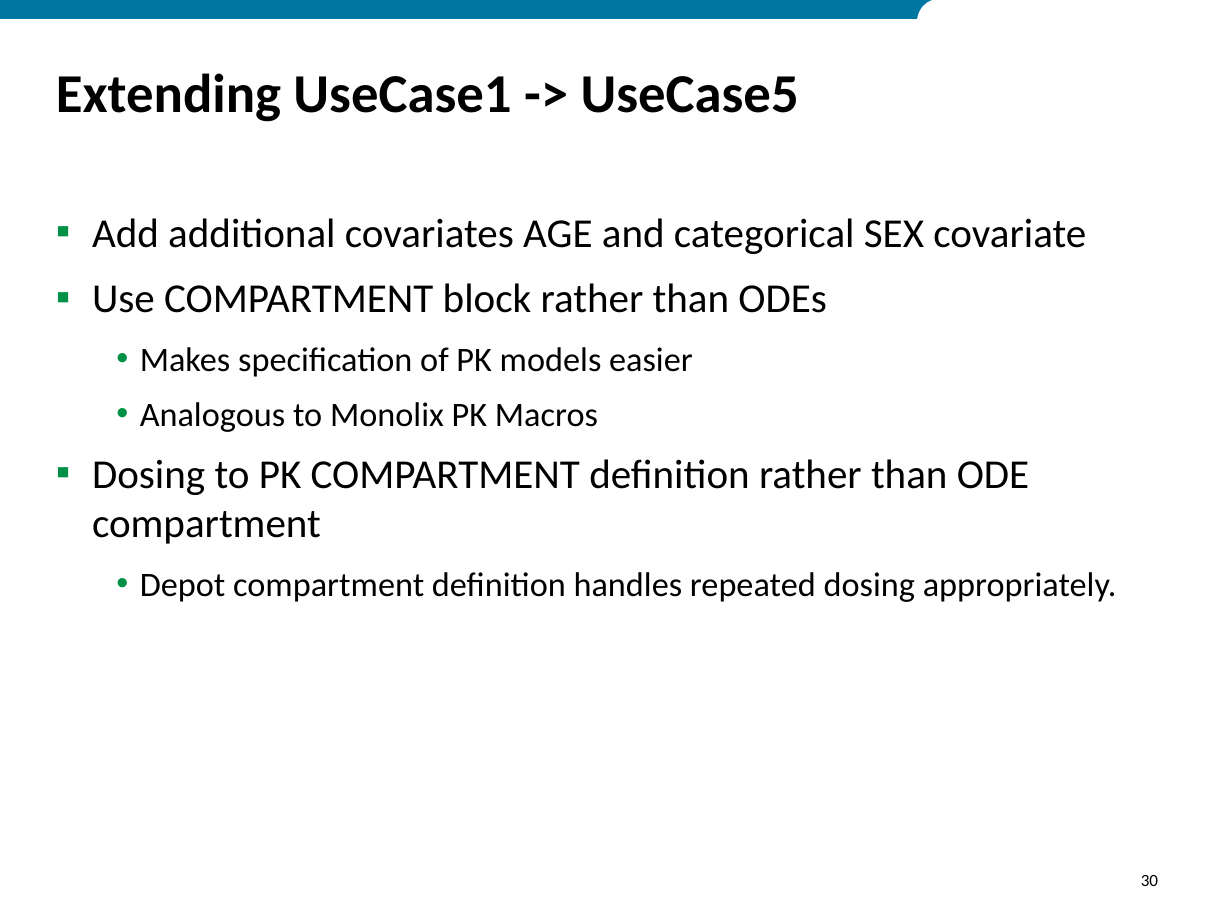
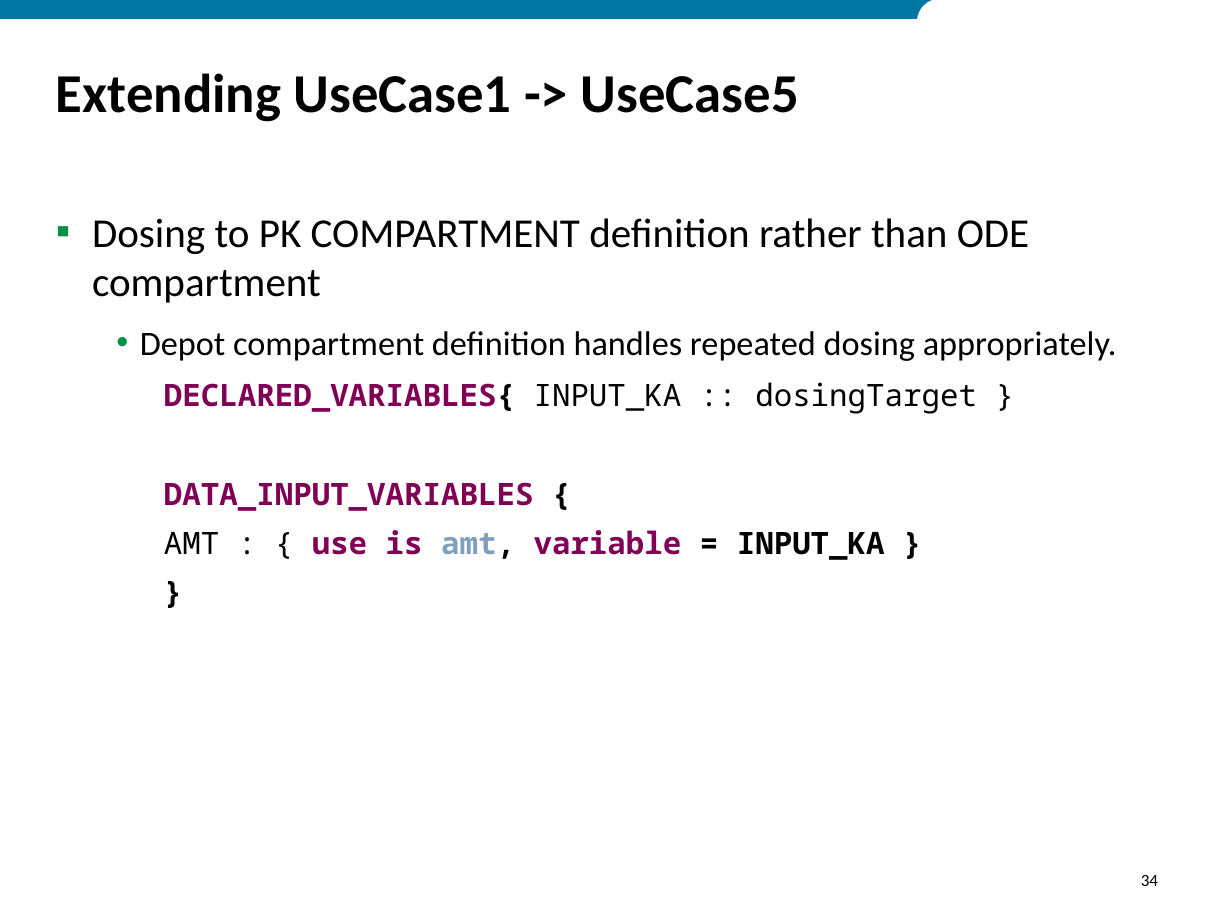
Before and after one commit to ModelDefinitionLanguage/MDLExamples, a slide deck: slide 34 of MDL_Tutorial_2018.pptx (slide 30 before the commit). Drawn at 1232x924 pixels with LibreOffice and Linux fonts; fonts in the diff are those of the drawing; background and template pictures are left out. Boxes give left, top, right and bottom in pixels: in the first picture for what was removed or moved away, otherwise in the second. Text is boxed around its words. In the diff, an @@ line names an element or a change of style, - is before the commit and + after.

```diff
--- a/MDL_Tutorial_2018.pptx
+++ b/MDL_Tutorial_2018.pptx
@@ text at (92, 218, 1086, 432): paragraphs removed @@
-▪ Add additional covariates AGE and categorical SEX covariate
-▪ Use COMPARTMENT block rather than ODEs
-  • Makes specification of PK models easier
-  • Analogous to Monolix PK Macros
@@ text at (164, 382, 977, 560): paragraphs added @@
+    DECLARED_VARIABLES{ INPUT_KA :: dosingTarget }
+    DATA_INPUT_VARIABLES {
+    AMT : { use is amt, variable = INPUT_KA }
+    }
@@ page number at (1141, 875, 1158, 886): text changed @@
-30
+34
```
Also in this commit, not shown: 7 other slides changed, 29 slides added, 5 slides removed, 1 other file.
